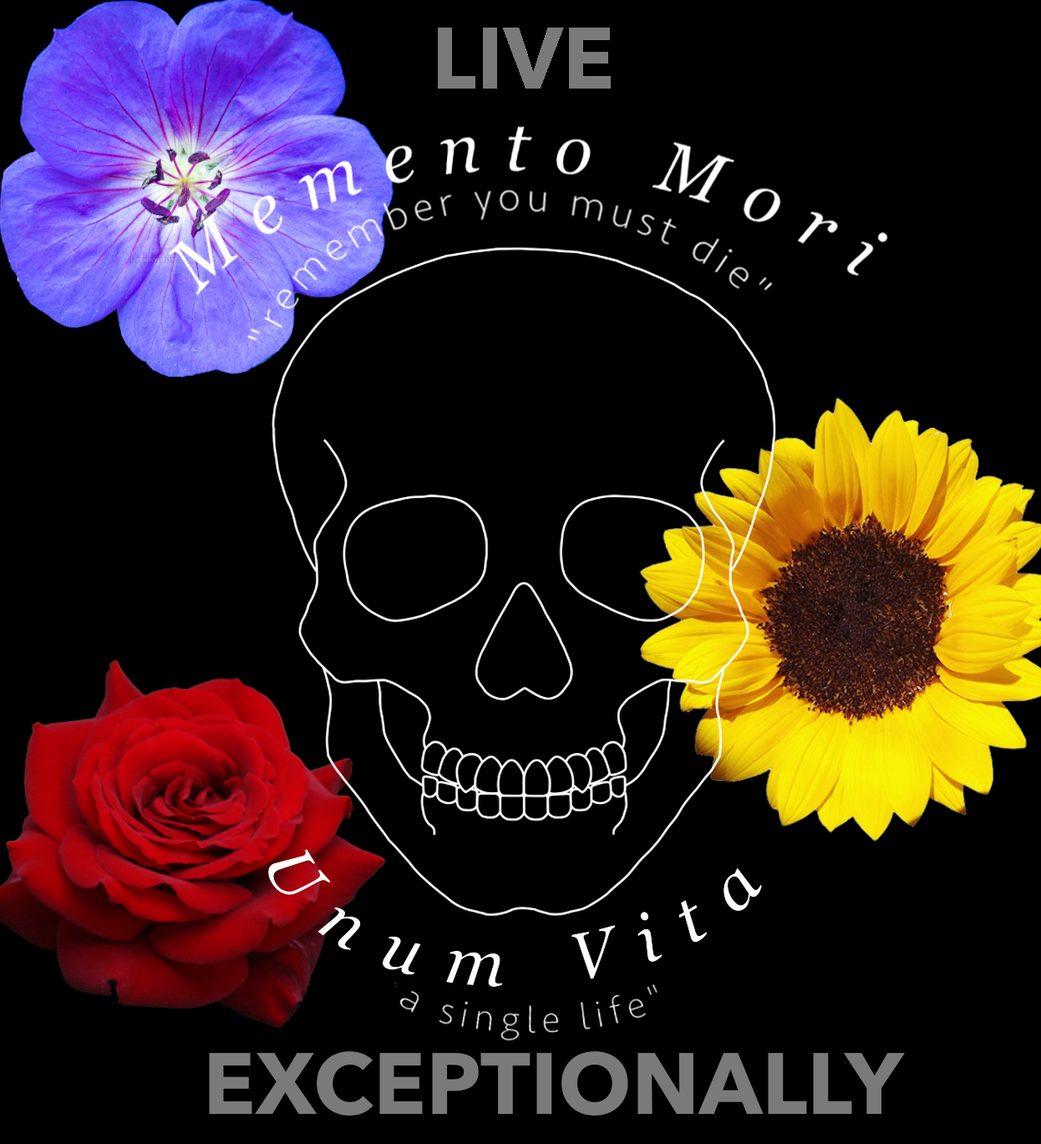
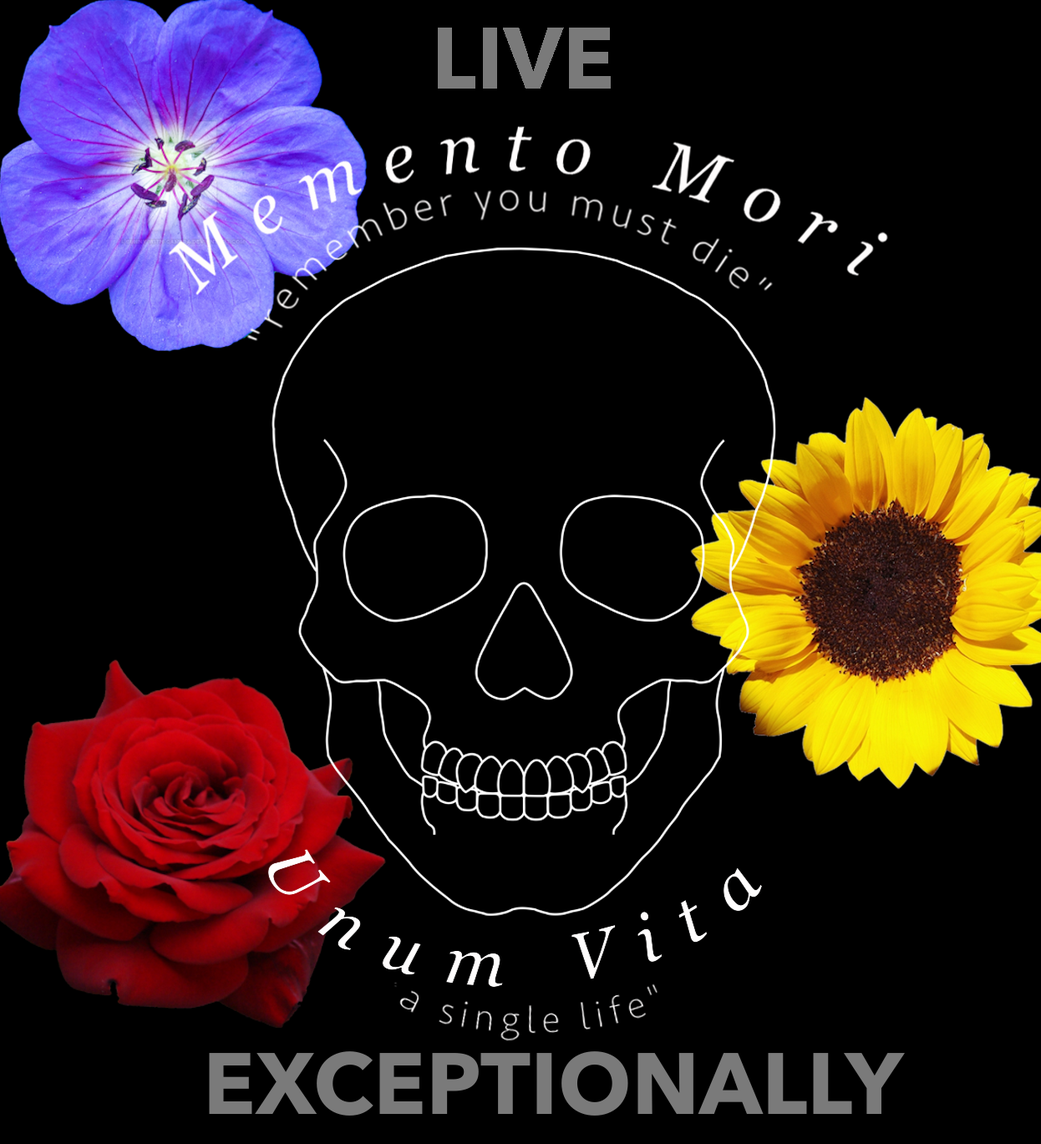
Revision of a layered 1041 x 1144 image; what changed, layer by layer:
painted on "purple_flower_png_by_bunny_with_camera_dccyhos-fullview.png" over [0, 0, 394, 379]
painted on "e5e8e349e29ebec56fc30fb137957c89.png" over [639, 396, 1041, 842]
